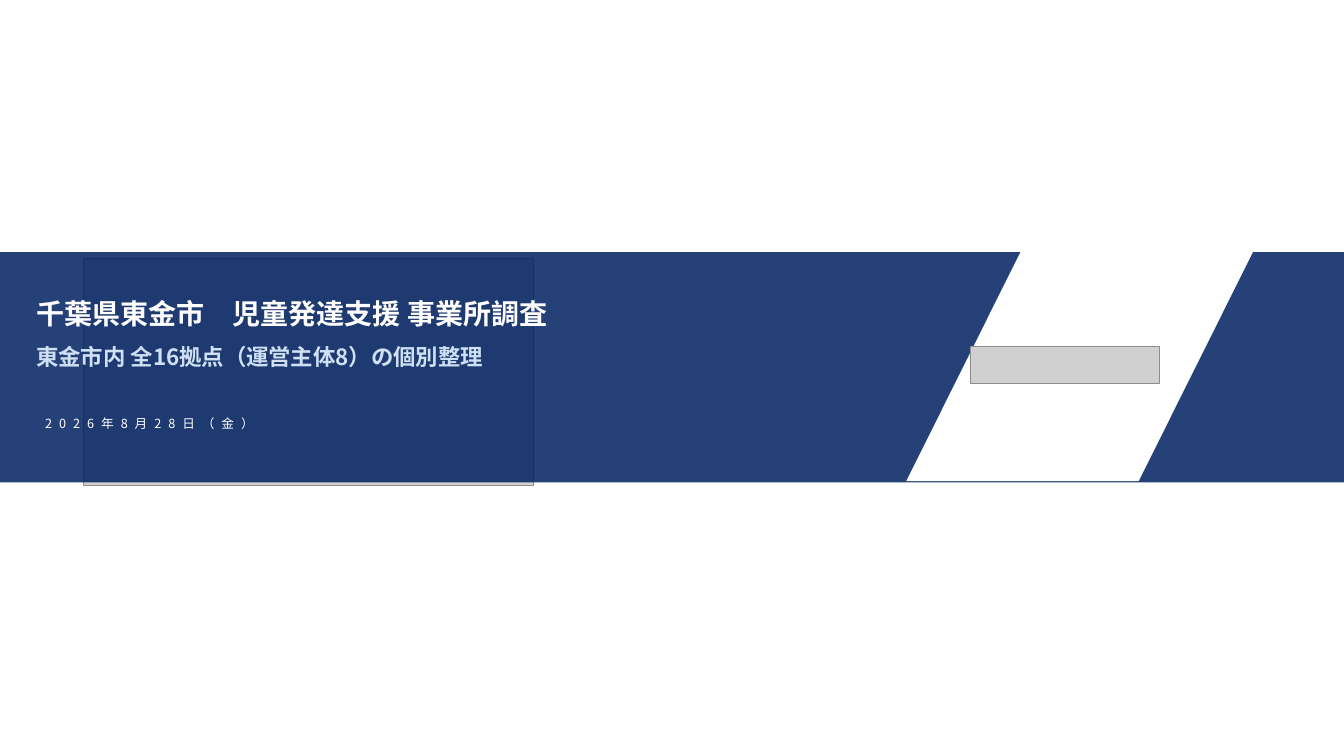
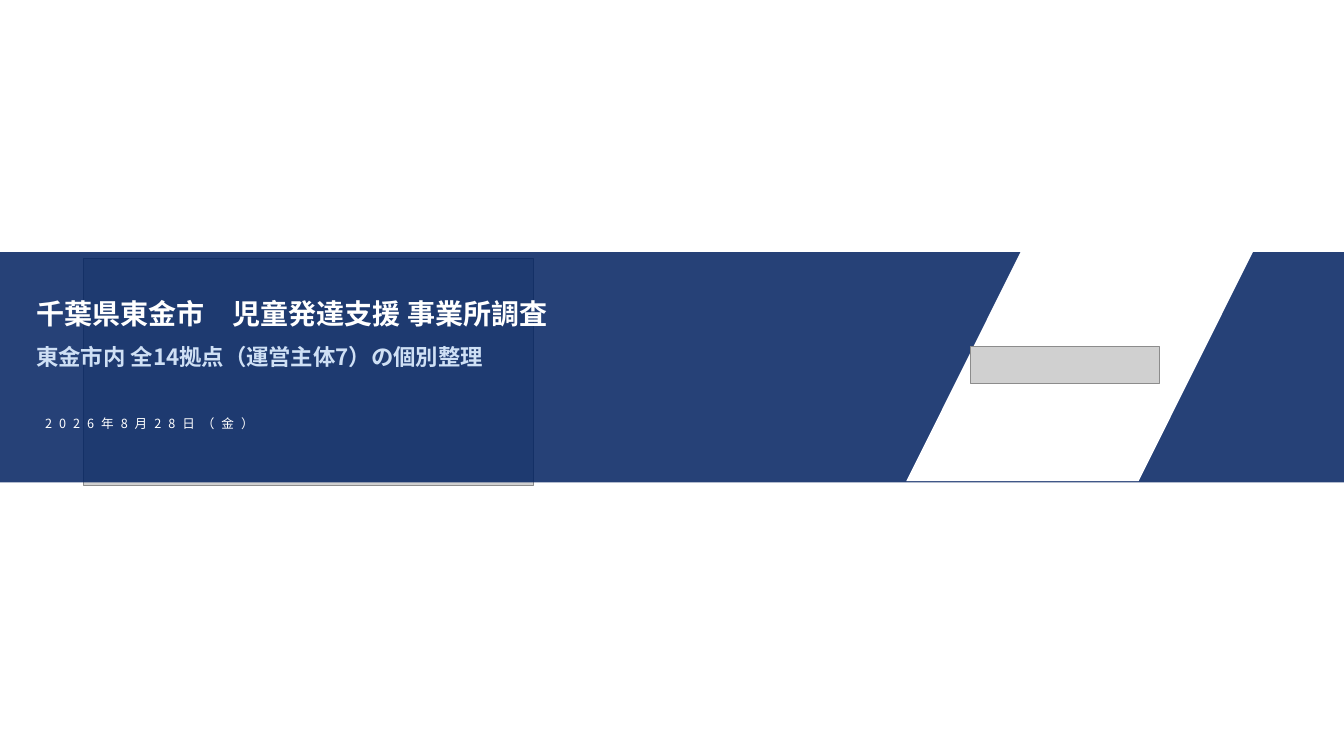
Before and after one commit to efejdjeifienfneafnwaj/-, a slide deck: slide 1 of 東金市_児童発達支援_事業所調査.pptx. Drawn at 1344x756 pixels with LibreOffice and Linux fonts; fonts in the diff are those of the drawing; grey boxes stand for pictures; background and template pictures are left out. Boxes give left, top, right and bottom in pixels: in the first picture for what was removed or moved away, otherwise in the second. Text is boxed around its words. In the diff, an @@ line names an element or a change of style, - is before the commit and + after.

```diff
--- a/東金市_児童発達支援_事業所調査.pptx
+++ b/東金市_児童発達支援_事業所調査.pptx
@@ text at [36,346,483,367]: text changed @@
-東金市内 全16拠点（運営主体8）の個別整理
+東金市内 全14拠点（運営主体7）の個別整理
```
Also in this commit, not shown: 9 other slides changed, 2 slides removed.
